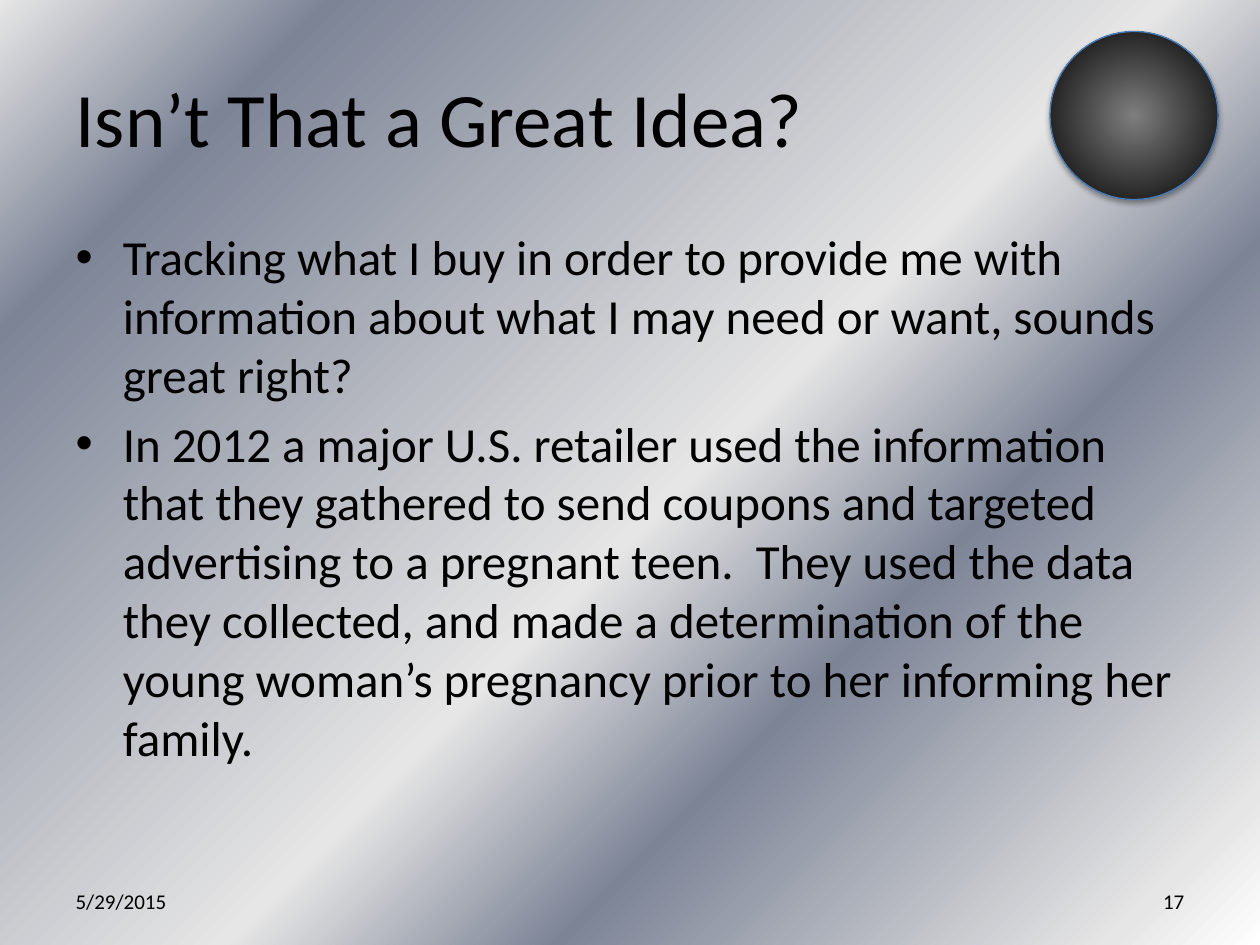
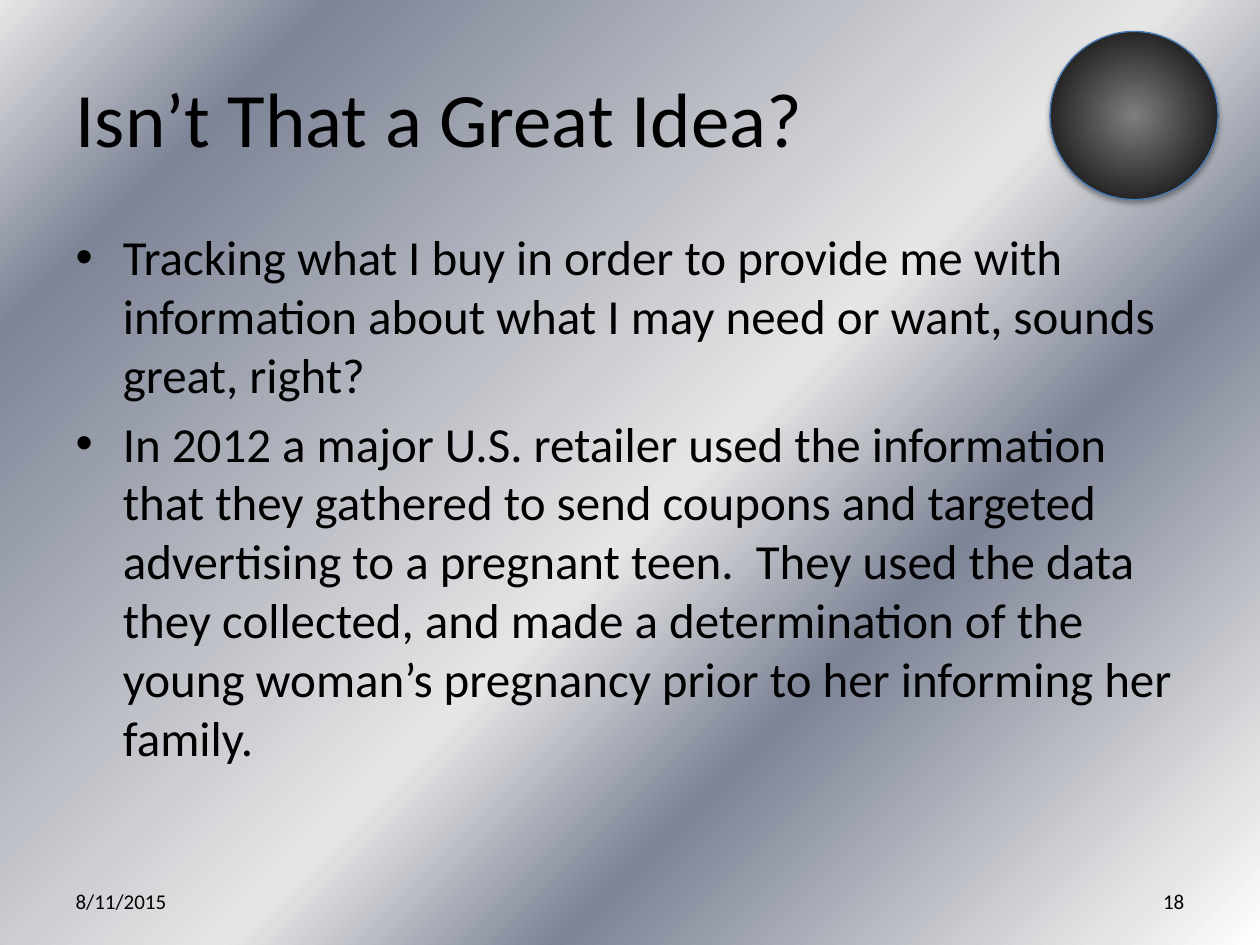
Before and after one commit to jegroom102080/What_is_Data_Science_Anyway, a slide deck: slide 18 of What is Data Science Anyway.pptx (slide 17 before the commit). Drawn at 1260x945 pixels with LibreOffice and Linux fonts; fonts in the diff are those of the drawing. Boxes give left, top, right and bottom in pixels: in the first picture for what was removed or moved away, otherwise in the second. Text is boxed around its words. In the diff, an @@ line names an element or a change of style, - is before the commit and + after.

```diff
--- a/What is Data Science Anyway.pptx
+++ b/What is Data Science Anyway.pptx
@@ text at [123,241,1154,402]: text changed @@
-• Tracking what I buy in order to provide me with information about what I may need or want, sounds great right?
+• Tracking what I buy in order to provide me with information about what I may need or want, sounds great, right?
@@ text at [76,894,167,910]: text changed @@
-5/29/2015
+8/11/2015
@@ page number at [1163,894,1184,909]: text changed @@
-17
+18
```
Also in this commit, not shown: 44 other slides changed, 1 slide added.
